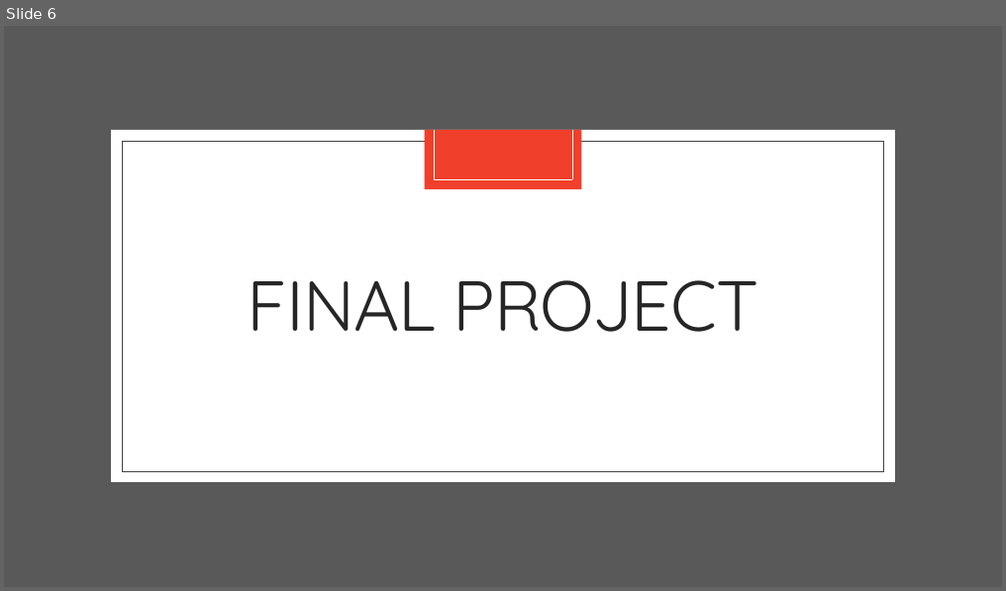
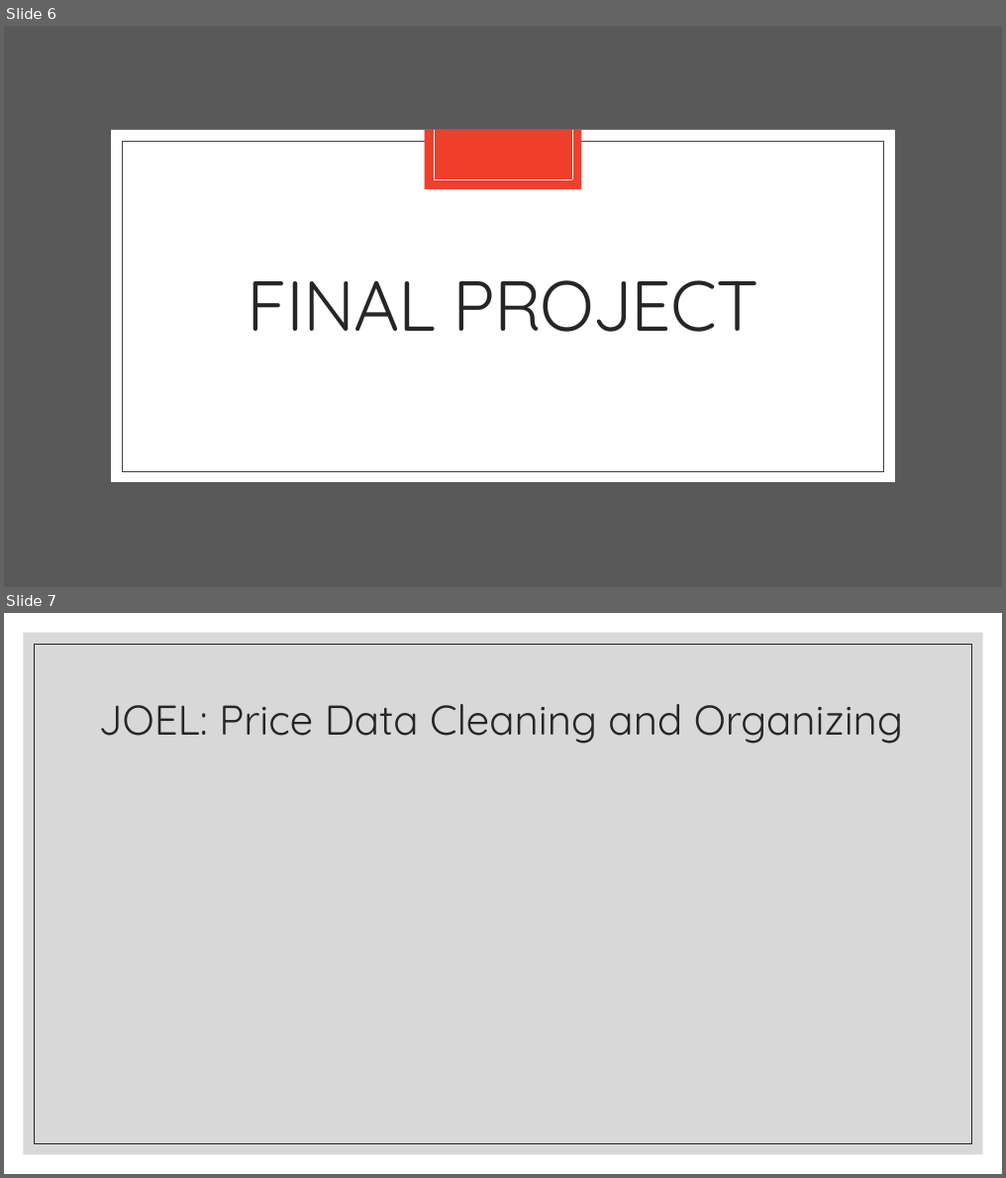
Before and after one commit to FabulousErin/Project_2, a slide deck: Presentation Slides/Project 2 .pptx. Shown one above the other, each under a label of ours: slide 6 before the commit, slides 6 and 7 after it. The pictures are 1006x591 and 1006x1178 pixels, drawn with LibreOffice and Linux fonts; fonts in the diff are those of the drawing. Boxes give left, top, right and bottom in pixels: in the first picture for what was removed or moved away, otherwise in the second. Text is boxed around its words. In the diff, an @@ line names an element or a change of style, - is before the commit and + after.

```diff
--- a/Presentation Slides/Project 2 .pptx
+++ b/Presentation Slides/Project 2 .pptx
@@ slide 7 added at [4, 613, 1002, 1174], background #FFFFFF @@
@@ rectangle added at [24, 633, 983, 1155], fill #BFBFBF at 60% opacity @@
@@ rectangle added at [35, 644, 972, 1144], outline #262626 0.5 pt @@
@@ title added at [99, 704, 903, 744], 40 pt, text #262626 @@
+JOEL: Price Data Cleaning and Organizing
```
Also in this commit, not shown: 1 slide changed, 2 other slides added, 11 other files.
